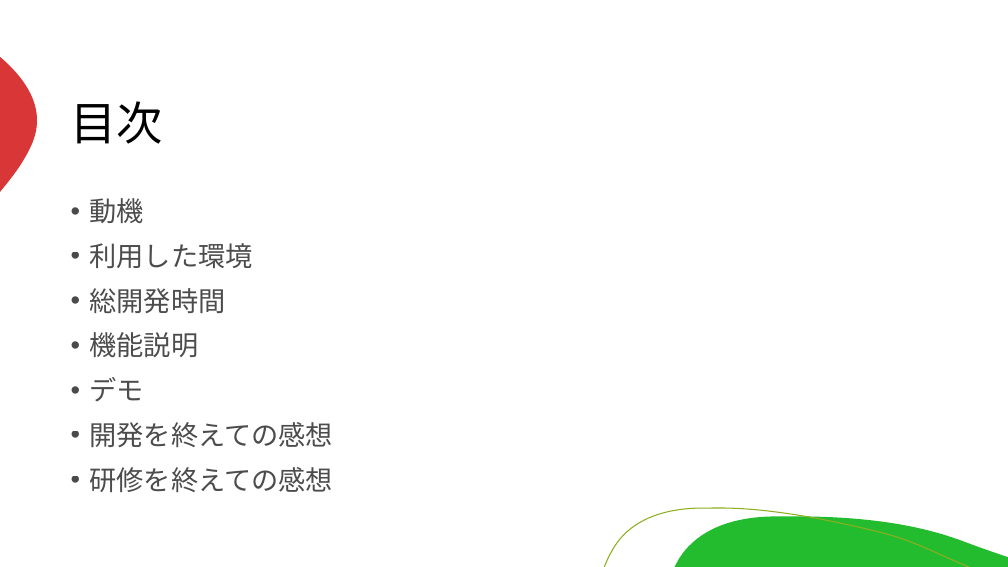
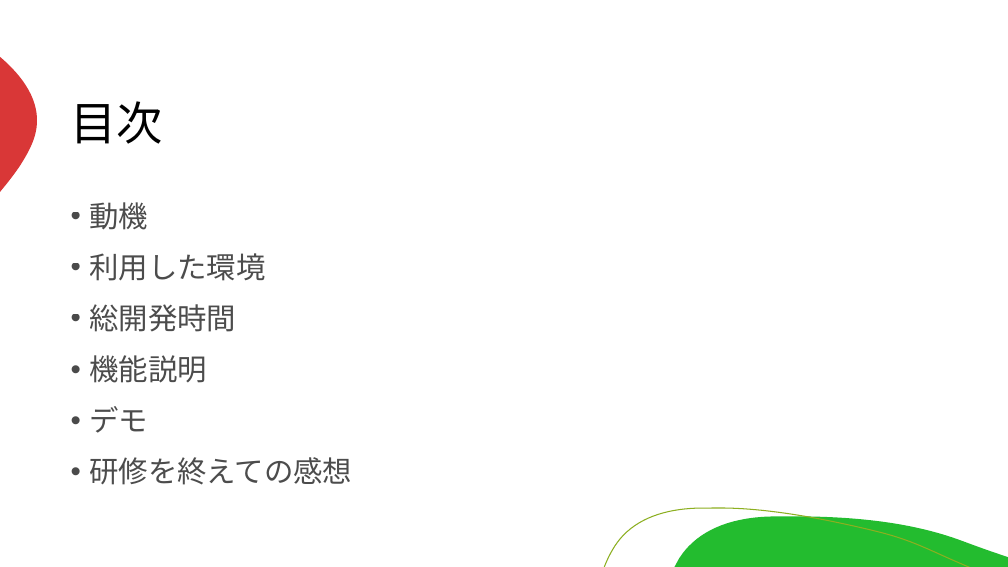
Before and after one commit to miyagiryusei/Excel, a slide deck: slide 2 of 発表資料.pptx. Drawn at 1008x567 pixels with LibreOffice and Linux fonts; fonts in the diff are those of the drawing. Boxes give left, top, right and bottom in pixels: in the first picture for what was removed or moved away, otherwise in the second. Text is boxed around its words. In the diff, an @@ line names an element or a change of style, - is before the commit and + after.

Commit message:
kousin

```diff
--- a/発表資料.pptx
+++ b/発表資料.pptx
@@ text "動機" at box(89, 202, 352, 485): size 25.9 to 28 pt; line spacing 1.05 to 1.15 @@
@@ text at box(89, 422, 333, 448): paragraph removed @@
-• 開発を終えての感想
```
